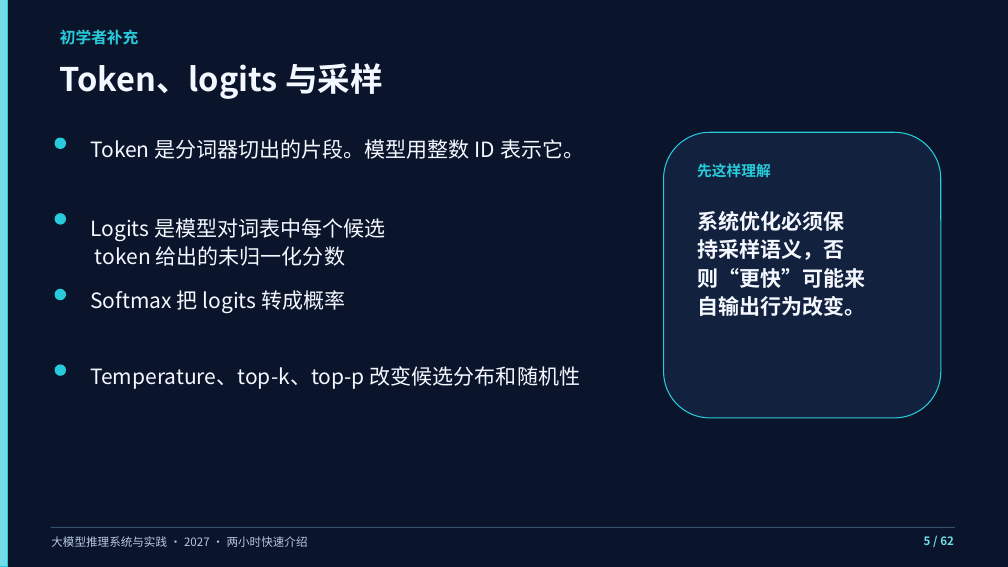
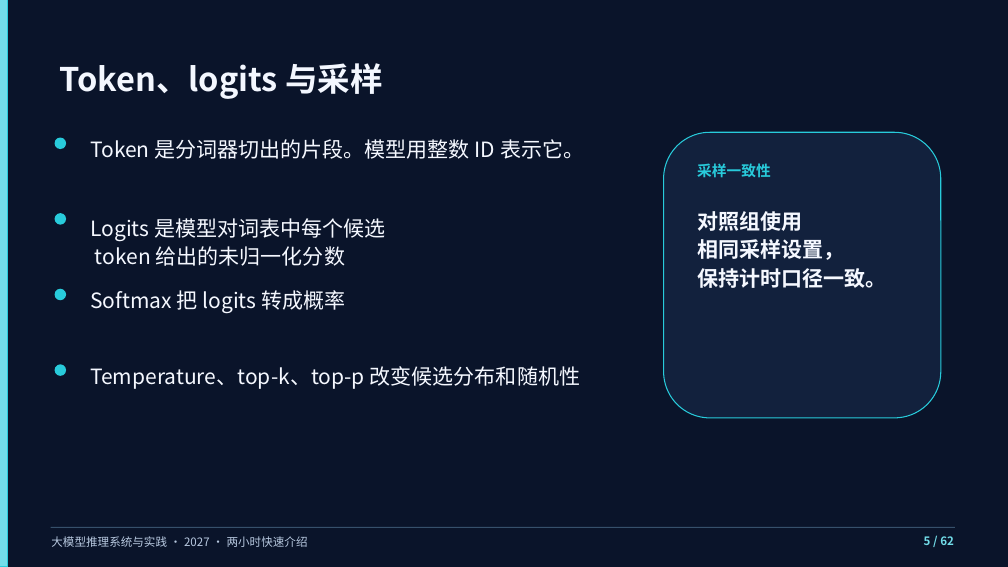
Before and after one commit to vLLM-HUST/intro-to-llm-inference-engines, a slide deck: slide 5 of build/slides/2027/course-overview/LLM推理系统_两小时快速介绍.pptx. Drawn at 1008x567 pixels with LibreOffice and Linux fonts; fonts in the diff are those of the drawing. Boxes give left, top, right and bottom in pixels: in the first picture for what was removed or moved away, otherwise in the second. Text is boxed around its words. In the diff, an @@ line names an element or a change of style, - is before the commit and + after.

```diff
--- a/build/slides/2027/course-overview/LLM推理系统_两小时快速介绍.pptx
+++ b/build/slides/2027/course-overview/LLM推理系统_两小时快速介绍.pptx
@@ text removed at <box>60,29,139,45</box> @@
-初学者补充
@@ text at <box>697,163,771,178</box>: text changed @@
-先这样理解
+采样一致性
@@ text at <box>697,211,886,288</box>: text changed @@
-系统优化必须保
-持采样语义，否
-则“更快”可能来
-自输出行为改变。
+对照组使用
+相同采样设置，
+保持计时口径一致。
```
Also in this commit, not shown: 44 other slides changed, 17 other files.
